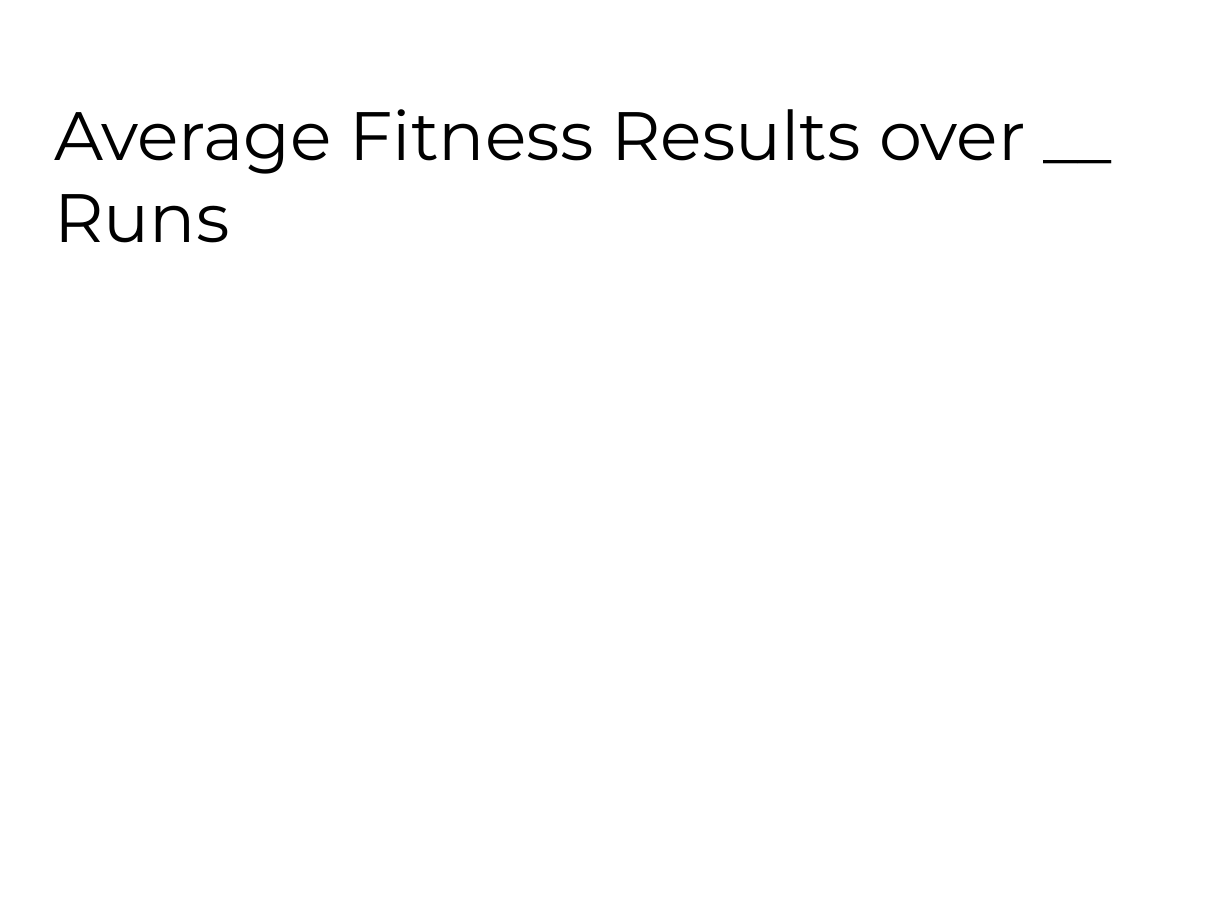
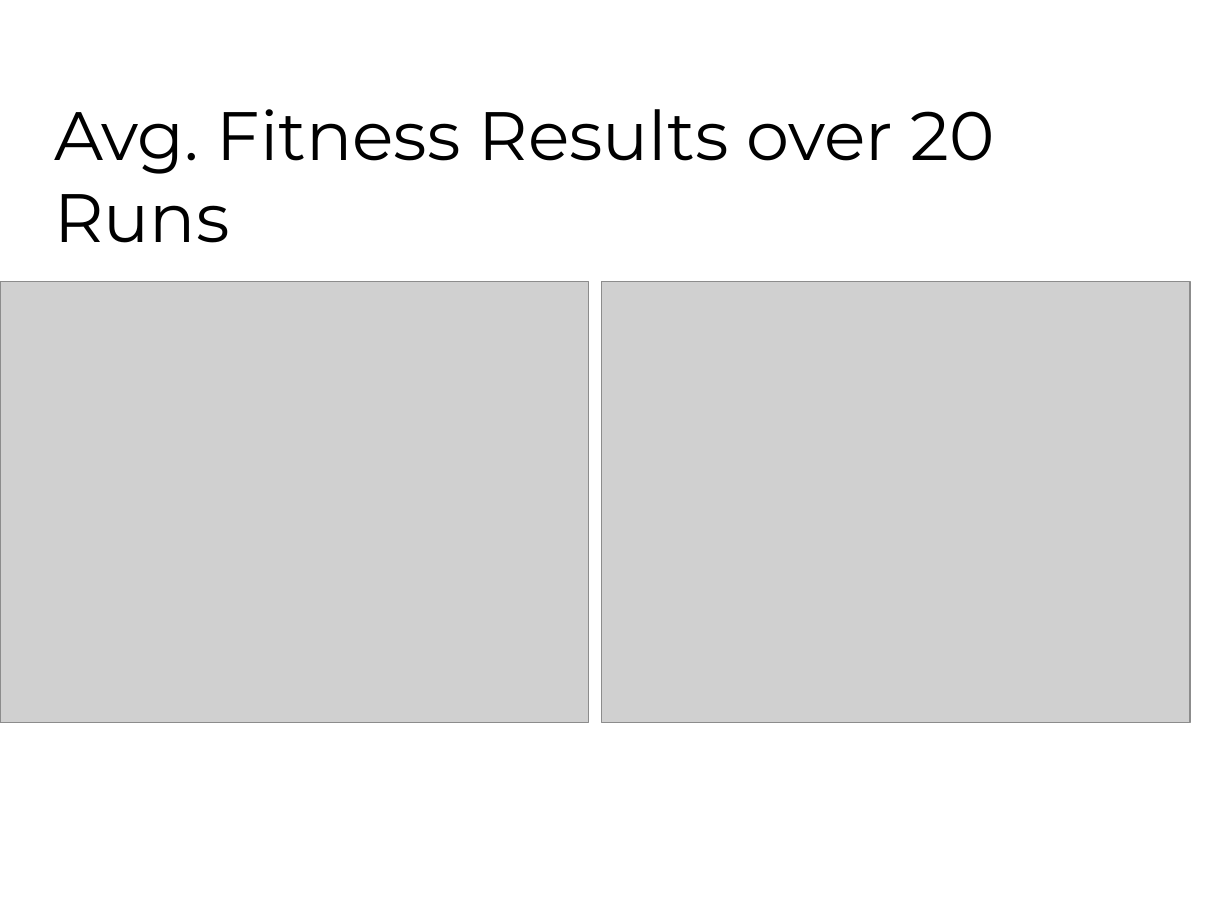
Before and after one commit to fhh23/Evolving-Stock-Market-Indicators-Using-Multi-Objective-Genetic-Algorithms, a slide deck: slide 22 of CSE848_Hormasji_Reiff_ProjectPresentation.pptx. Drawn at 1232x924 pixels with LibreOffice and Linux fonts; fonts in the diff are those of the drawing; grey boxes stand for pictures; background and template pictures are left out. Boxes give left, top, right and bottom in pixels: in the first picture for what was removed or moved away, otherwise in the second. Text is boxed around its words. In the diff, an @@ line names an element or a change of style, - is before the commit and + after.

Commit message:
Added results and indicators to the PPT.

```diff
--- a/CSE848_Hormasji_Reiff_ProjectPresentation.pptx
+++ b/CSE848_Hormasji_Reiff_ProjectPresentation.pptx
@@ title at (x1=54, y1=109, x2=995, y2=243): text changed @@
-Average Fitness Results over __ Runs
+Avg. Fitness Results over 20 Runs
@@ picture added at (x1=0, y1=281, x2=589, y2=722) @@
@@ picture added at (x1=601, y1=281, x2=1190, y2=722) @@
```
Also in this commit, not shown: 5 other slides changed, 1 slide added, 1 other file.
